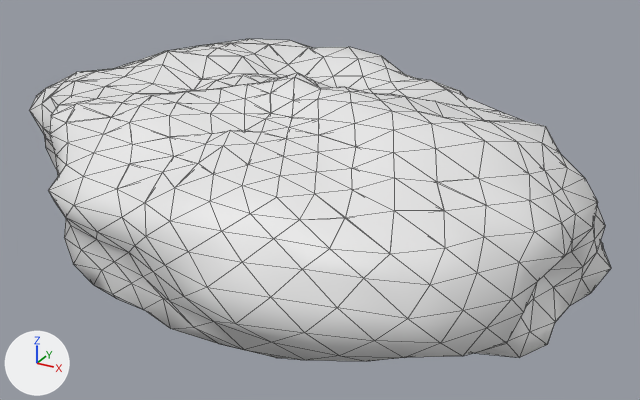
A saved change to the FBX model Assets/models/jungle/rockmid_b.fbx.
One viewpoint serves both versions: a 50 mm camera at (1.279, -2.185, 1.209) aimed at (0.062, 0.027, 0.103). Every picture has the same lights, and +X, +Y and +Z are marked at lower left. The first picture is the older version. Mesh edges are drawn as thin lines. Vertices at exactly the same position are counted once.

Objects in the first picture: 'rockmid_b'.
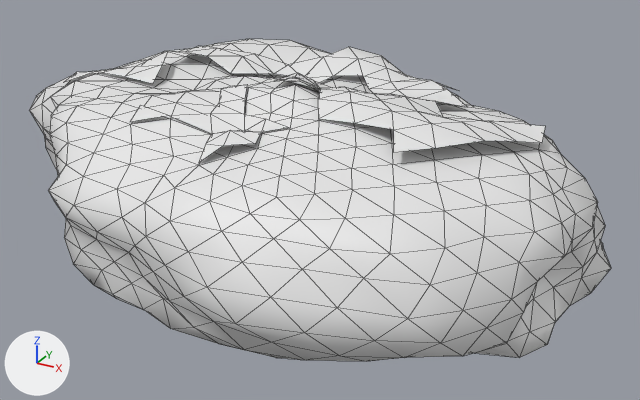
Location of each change, [x1, y1, x2, y2] in pixels of the pictures (640 x 400 px):
part 1 of me_rockmid_b, deleted
    before: [42, 43, 567, 254]

The change in detail:
me_rockmid_b is used by ob_rockmid_b; location (0.0, 0.0, 0.0).
me_rockmid_b had 764 vertices, 1578 faces and spanned x -1.15..0.94, y -0.71..0.71, z -0.04..0.51.
me_rockmid_b now has 737 vertices, 1390 faces and spans x -1.15..0.94, y -0.71..0.71, z -0.04..0.51.
Part 1, on me_rockmid_b:
27 vertices are removed from x -1.03..0.56, y -0.5..0.36, z 0.32..0.48.
188 faces are deleted.
